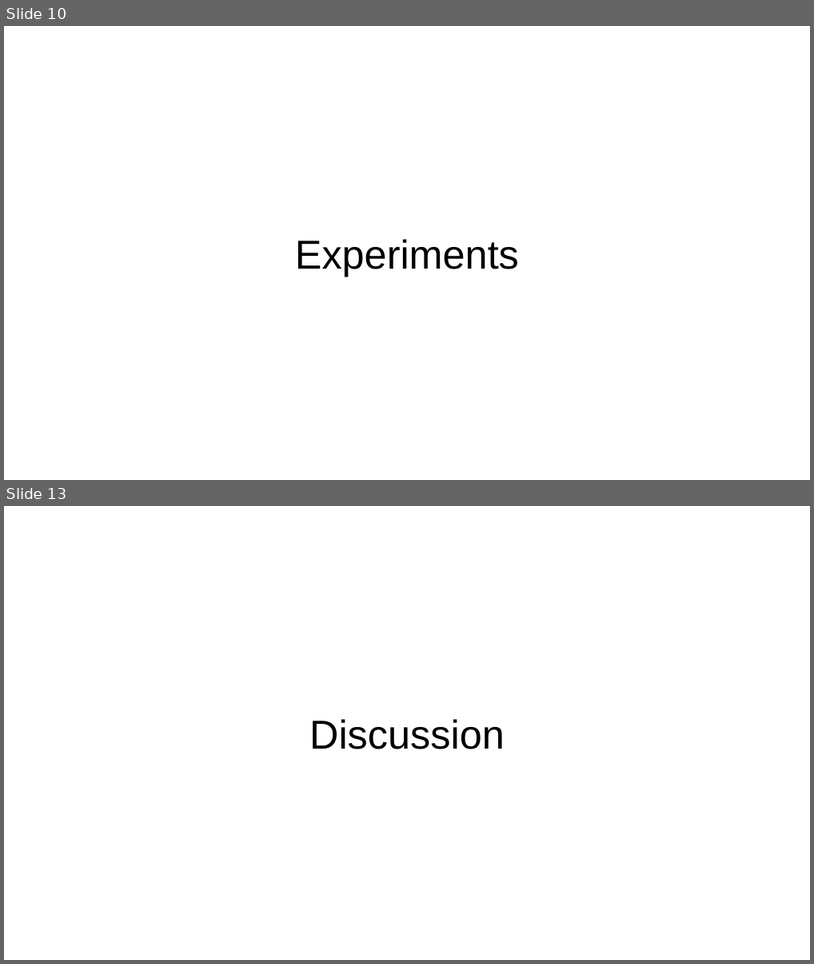
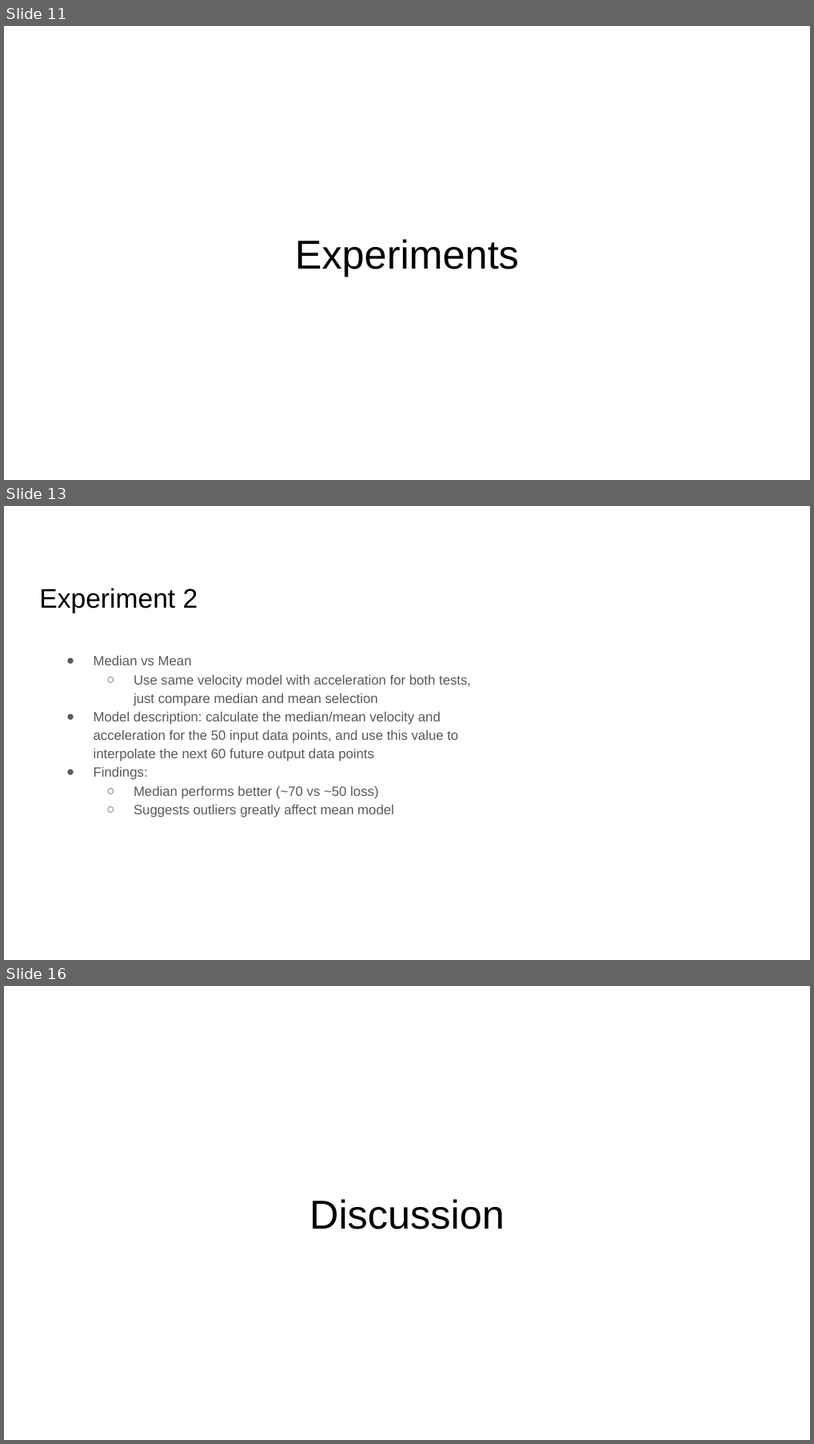
Before and after one commit to wis003/CSE151B, a slide deck: Kaggle Competition/Submission/CSE 151B Presentation.pptx. Shown one above the other, each under a label of ours: slides 10 and 13 before the commit, slides 11, 13 and 16 after it; the slides between them are not shown. The pictures are 814x964 and 814x1444 pixels, drawn with LibreOffice and Linux fonts; fonts in the diff are those of the drawing. Boxes give left, top, right and bottom in pixels: in the first picture for what was removed or moved away, otherwise in the second. Text is boxed around its words. In the diff, an @@ line names an element or a change of style, - is before the commit and + after.

```diff
--- a/Kaggle Competition/Submission/CSE 151B Presentation.pptx
+++ b/Kaggle Competition/Submission/CSE 151B Presentation.pptx
@@ slide 13 added at [4, 506, 810, 960], background #FFFFFF @@
@@ title added at [39, 588, 198, 613], 24 pt, text #000000 @@
+Experiment 2
@@ text added at [94, 656, 471, 817], 12 pt, text #595959 @@
+● Median vs Mean
+  ○ Use same velocity model with acceleration for both tests, just compare median and mean selection
+● Model description: calculate the median/mean velocity and acceleration for the 50 input data points, and use this value to interpolate the next 60 future output data points
+● Findings:
+  ○ Median performs better (~70 vs ~50 loss)
+  ○ Suggests outliers greatly affect mean model
@@ what was slide 10 is now slide 11 @@
@@ what was slide 13 is now slide 16 @@
```
Also in this commit, not shown: 1 slide changed, 12 other slides added, 10 slides removed, 1 other file.
